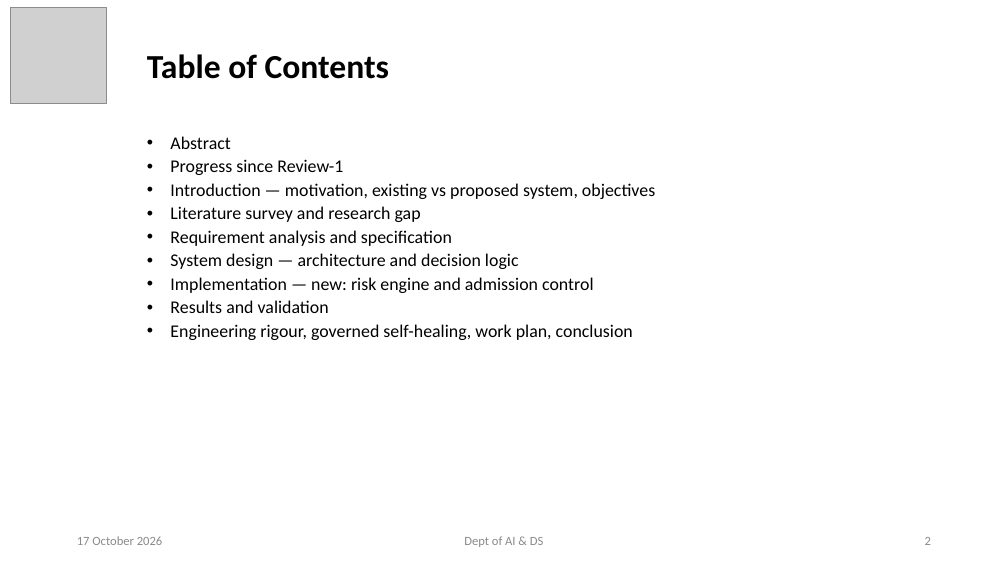
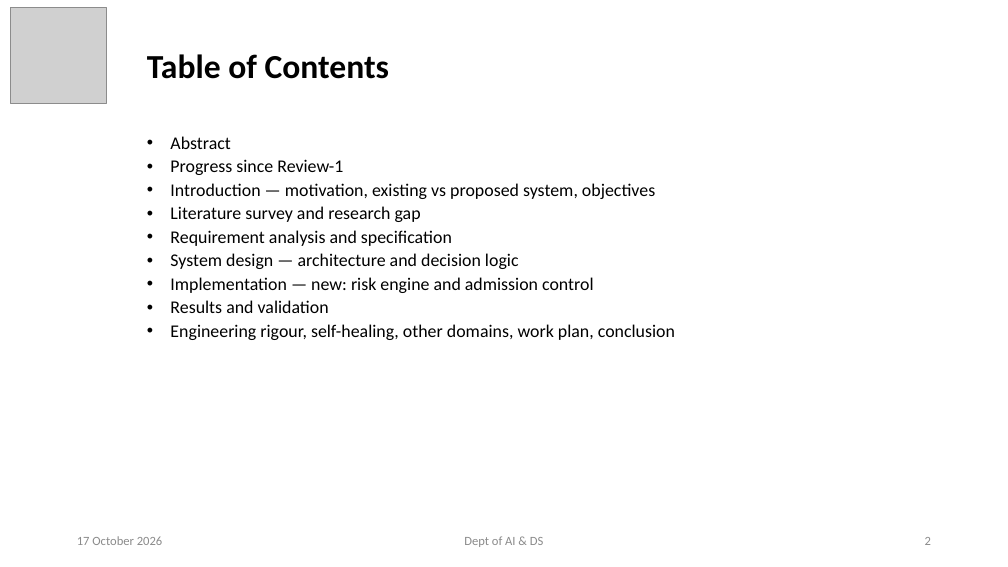
Before and after one commit to ayushpandey0201/custos, a slide deck: slide 2 of docs/presentations/Custos_Phase2_Review2.pptx. Drawn at 1008x567 pixels with LibreOffice and Linux fonts; fonts in the diff are those of the drawing; grey boxes stand for pictures. Boxes give left, top, right and bottom in pixels: in the first picture for what was removed or moved away, otherwise in the second. Text is boxed around its words. In the diff, an @@ line names an element or a change of style, - is before the commit and + after.

```diff
--- a/docs/presentations/Custos_Phase2_Review2.pptx
+++ b/docs/presentations/Custos_Phase2_Review2.pptx
@@ subtitle at (170,324,675,340): text changed @@
-• Engineering rigour, governed self-healing, work plan, conclusion
+• Engineering rigour, self-healing, other domains, work plan, conclusion
```
Also in this commit, not shown: 1 slide added, 3 other files.
